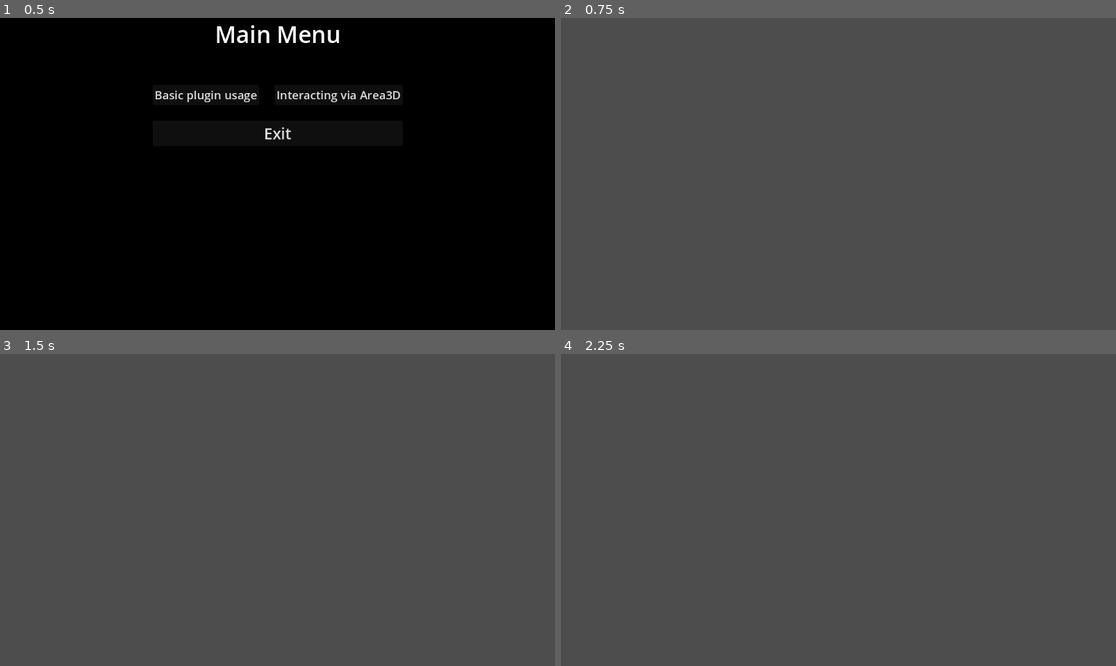
Above: before the commit, frames 1-4 (two rows, left to right).
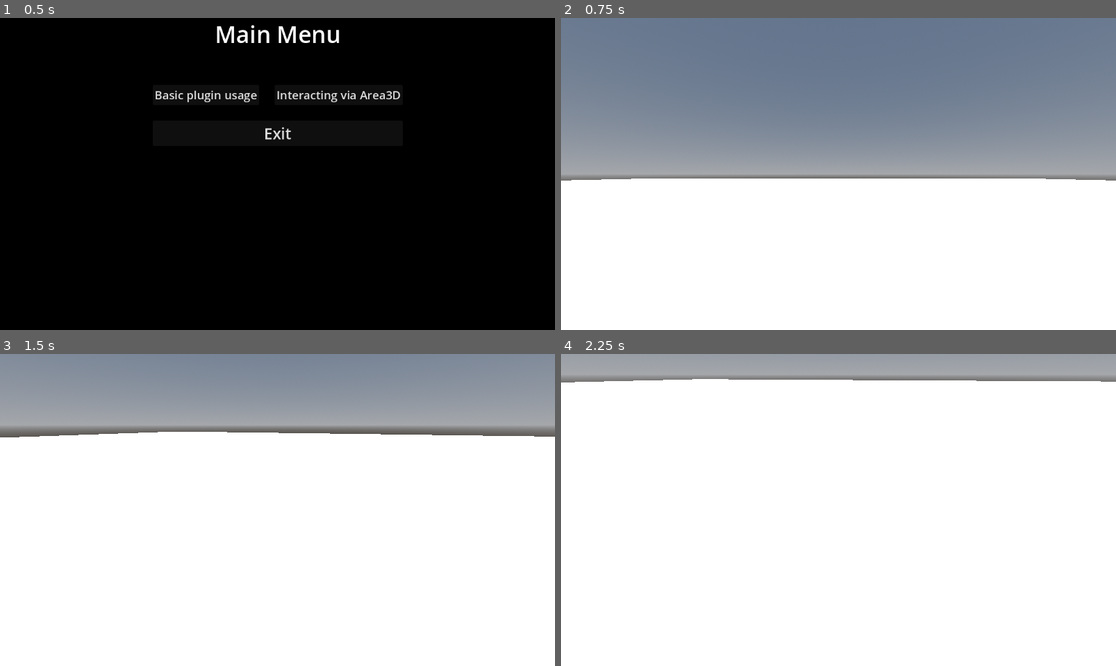
Above: after the commit, the same moments.

Repository: MASSHUU12/godot-interaction-system
Game: Godot game, scene res://examples/ui/main_menu/MainMenu.tscn
Two runs of this game, one before a commit and one after it. Both use one fixed random seed, a clock stepped at 60 frames per second and the inputs below.
Inputs (mouse positions are in pixels of both pictures, inside the frame that each line leads up to):
- Up to frame 1 (0.5 s): no input
- Up to frame 2 (0.75 s): click "Basic plugin usage" at 0.5 s
- Up to frame 3 (1.5 s): tap Enter (ui_accept) at 1.25 s; move the mouse to (399, 494) at 1.27 s; hold D (move_right) from 1.28 s (still down)
- Up to frame 4 (2.25 s): tap Enter (ui_accept) at 1.52, 2 s; move the mouse to (727, 525) at 2.02 s; release D (move_right) at 2.03 s; hold S (move_backward) from 2.03 s (still down)

Frame 1 is identical in both runs. In frame 2, 100% of the frame differs, in the area x 0-100%, y 0-100%; in frame 3, 99%; in frame 4, 100%.

Commit message:
Add environment and Player to Example1

Diff:
--- a/examples/scenes/example1/Example1.tscn
+++ b/examples/scenes/example1/Example1.tscn
@@ -1,3 +1,52 @@
-[gd_scene format=3 uid="uid://dbqb3tuoir5kk"]
+[gd_scene load_steps=8 format=3 uid="uid://dbqb3tuoir5kk"]
+
+[ext_resource type="PackedScene" uid="uid://du6bihucf482u" path="res://examples/scenes/example1/player/Player.tscn" id="1_iu13m"]
+
+[sub_resource type="StandardMaterial3D" id="StandardMaterial3D_lef4p"]
+albedo_color = Color(0.717647, 0.717647, 0.717647, 1)
+
+[sub_resource type="PlaneMesh" id="PlaneMesh_fbsyc"]
+material = SubResource("StandardMaterial3D_lef4p")
+size = Vector2(128, 128)
+
+[sub_resource type="ConcavePolygonShape3D" id="ConcavePolygonShape3D_nuyvq"]
+data = PackedVector3Array(12.5, 0, 12.5, -12.5, 0, 12.5, 12.5, 0, -12.5, -12.5, 0, 12.5, -12.5, 0, -12.5, 12.5, 0, -12.5)
+
+[sub_resource type="ProceduralSkyMaterial" id="ProceduralSkyMaterial_0jhtq"]
+
+[sub_resource type="Sky" id="Sky_0lr8l"]
+sky_material = SubResource("ProceduralSkyMaterial_0jhtq")
+
+[sub_resource type="Environment" id="Environment_6ck5a"]
+background_mode = 2
+sky = SubResource("Sky_0lr8l")
+ambient_light_source = 3
+reflected_light_source = 2
+ssr_enabled = true
+ssao_enabled = true
+ssil_enabled = true
+sdfgi_enabled = true
+glow_enabled = true
 
 [node name="Example1" type="Node3D"]
+
+[node name="Environment" type="Node3D" parent="."]
+
+[node name="Floor" type="MeshInstance3D" parent="Environment"]
+mesh = SubResource("PlaneMesh_fbsyc")
+skeleton = NodePath("../..")
+
+[node name="StaticBody3D" type="StaticBody3D" parent="Environment/Floor"]
+
+[node name="CollisionShape3D" type="CollisionShape3D" parent="Environment/Floor/StaticBody3D"]
+shape = SubResource("ConcavePolygonShape3D_nuyvq")
+
+[node name="WorldEnvironment" type="WorldEnvironment" parent="Environment"]
+environment = SubResource("Environment_6ck5a")
+
+[node name="Sun" type="DirectionalLight3D" parent="Environment"]
+transform = Transform3D(1, 0, 0, 0, -0.302752, 0.953069, 0, -0.953069, -0.302752, 0, 3.62736, 0)
+shadow_enabled = true
+
+[node name="Player" parent="." instance=ExtResource("1_iu13m")]
+transform = Transform3D(1, 0, 0, 0, 1, 0, 0, 0, 1, 0, 1, 0)
